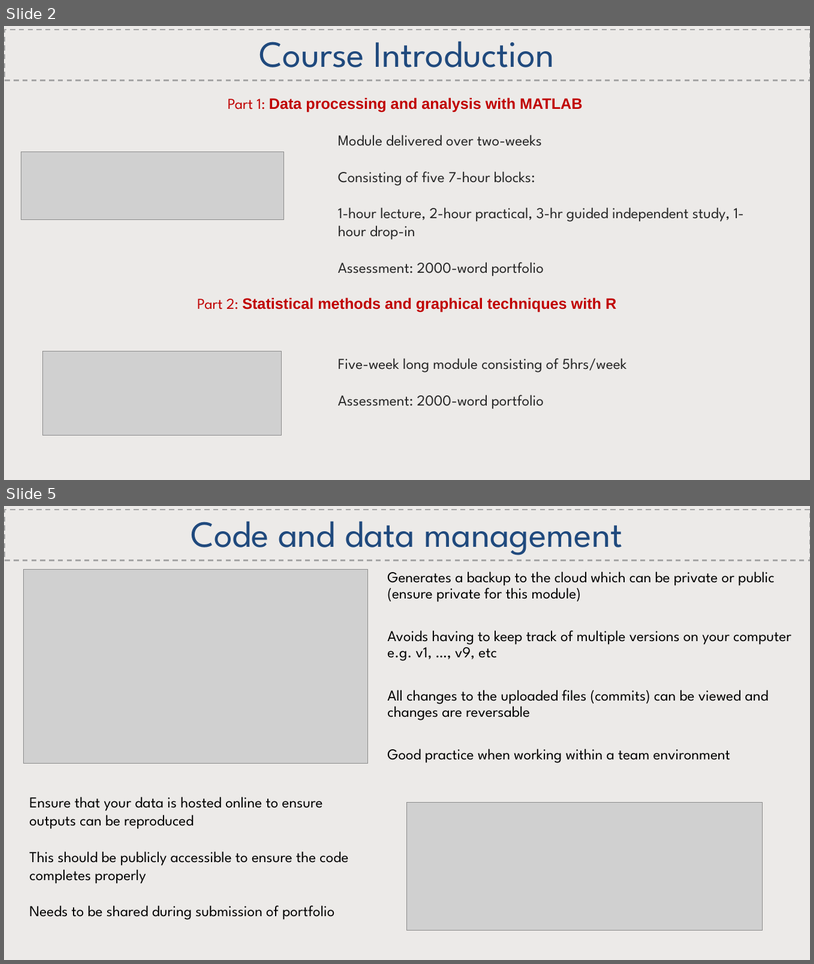
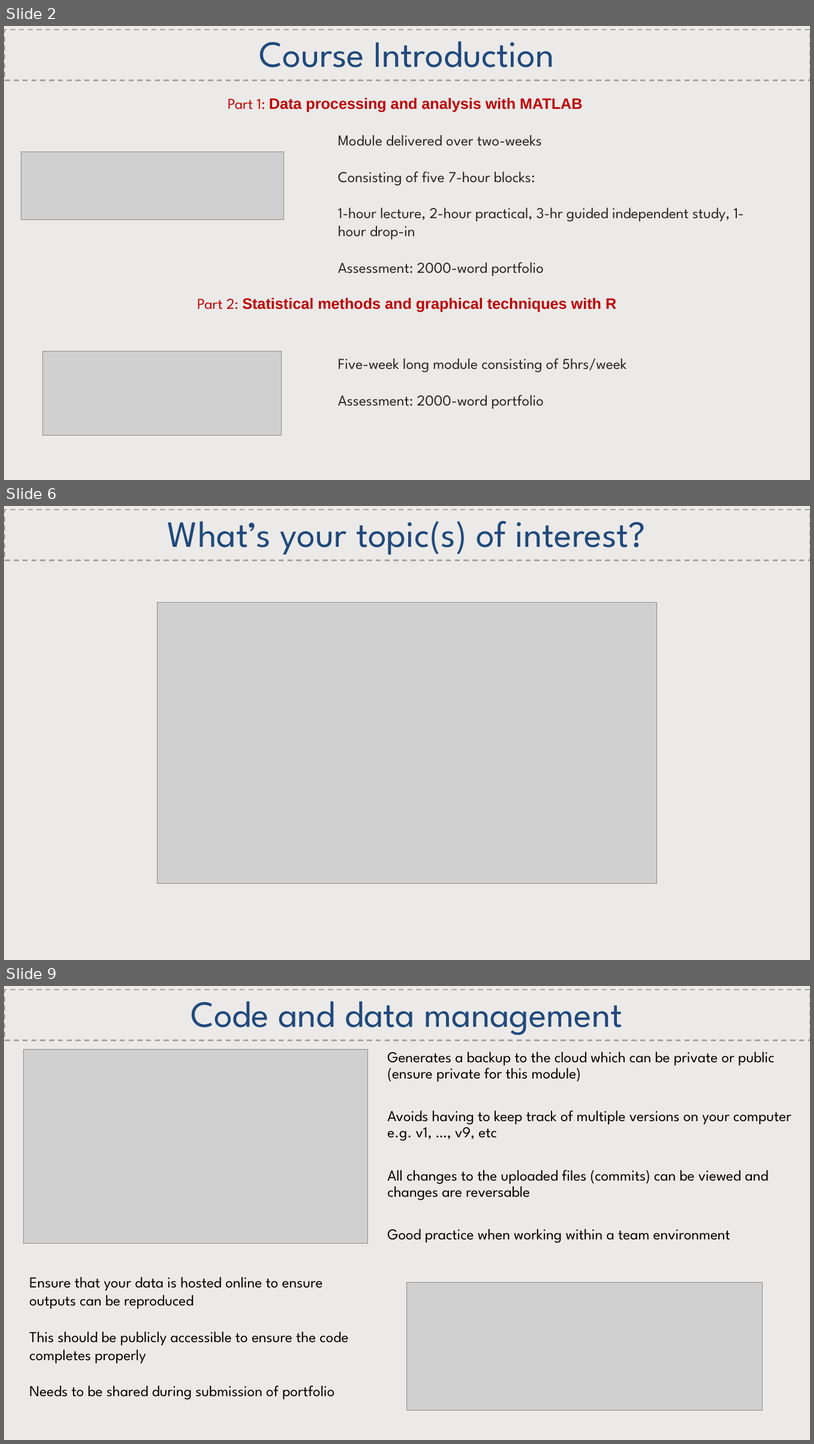
Before and after one commit to CatchmentSci/GEO8026, a slide deck: Block 01/slides/GEO8026_202122_Lecture1.pptx. Shown one above the other, each under a label of ours: slides 2 and 5 before the commit, slides 2, 6 and 9 after it; the slides between them are not shown. The pictures are 814x964 and 814x1444 pixels, drawn with LibreOffice and Linux fonts; fonts in the diff are those of the drawing; grey boxes stand for pictures. Boxes give left, top, right and bottom in pixels: in the first picture for what was removed or moved away, otherwise in the second. Text is boxed around its words. In the diff, an @@ line names an element or a change of style, - is before the commit and + after.

```diff
--- a/Block 01/slides/GEO8026_202122_Lecture1.pptx
+++ b/Block 01/slides/GEO8026_202122_Lecture1.pptx
@@ slide 6 added at <box>4,506,810,960</box>, background #FFFFFF @@
@@ rectangle added at <box>4,506,810,960</box>, fill #82766A at 15% opacity @@
@@ rectangle added at <box>5,510,810,561</box>, outline #A6A6A6 1.5 pt dashed, 44 pt, text #1F497D @@
+What’s your topic(s) of interest?
@@ picture added at <box>157,602,657,883</box> @@
@@ what was slide 5 is now slide 9 @@
```
Also in this commit, not shown: 2 slides changed, 3 other slides added, 15 other files.
